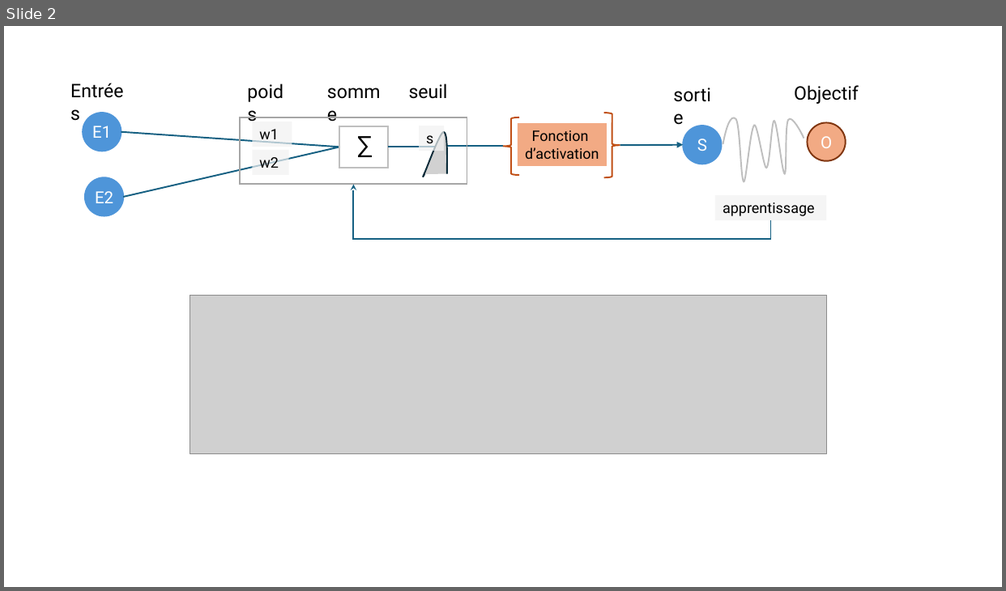
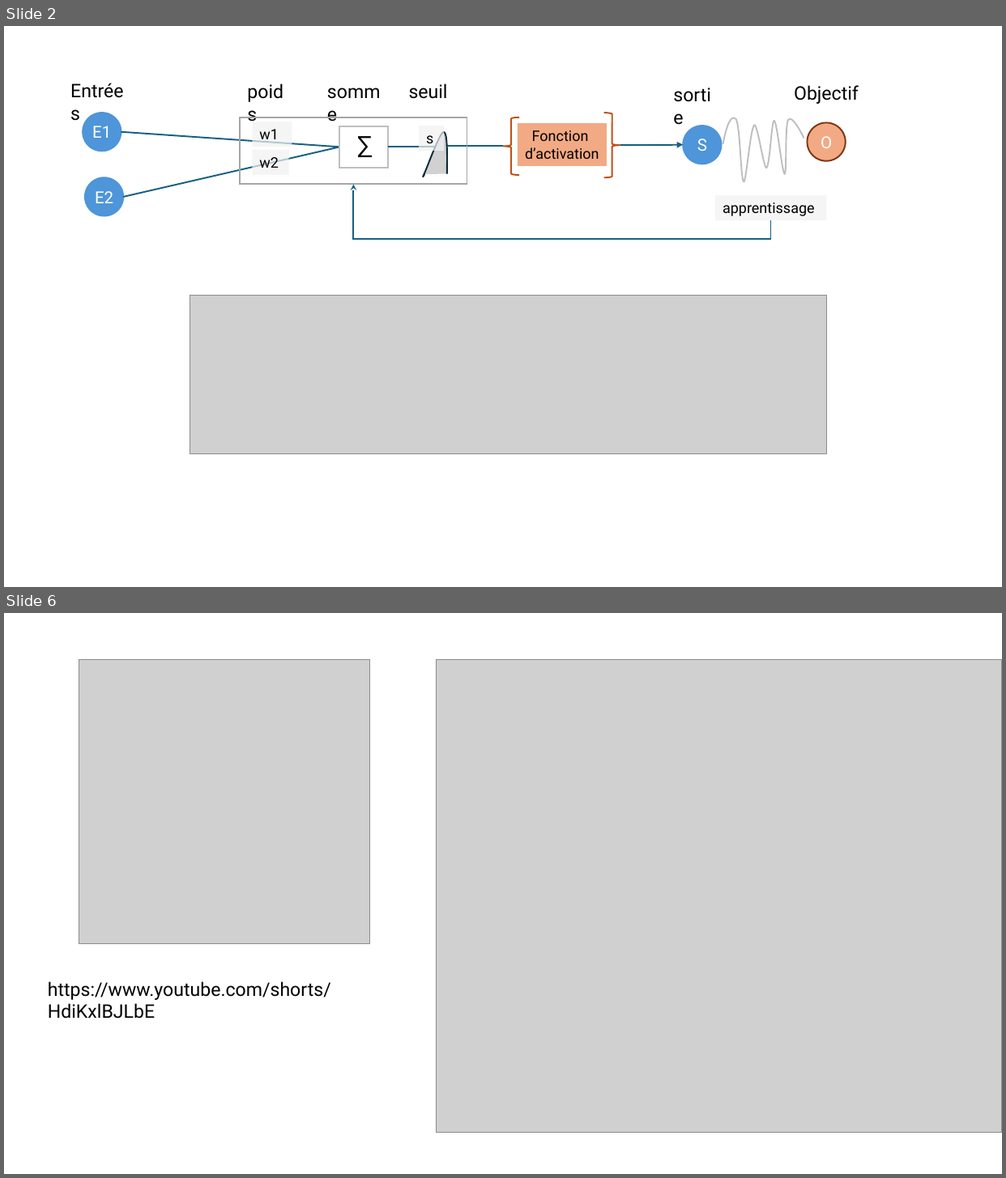
Before and after one commit to pirelaurent/IA_boite_blanche, a slide deck: outillage.pptx. Shown one above the other, each under a label of ours: slide 2 before the commit, slides 2 and 6 after it; the slides between them are not shown. The pictures are 1006x591 and 1006x1178 pixels, drawn with LibreOffice and Linux fonts; fonts in the diff are those of the drawing; grey boxes stand for pictures. Boxes give left, top, right and bottom in pixels: in the first picture for what was removed or moved away, otherwise in the second. Text is boxed around its words. In the diff, an @@ line names an element or a change of style, - is before the commit and + after.

```diff
--- a/outillage.pptx
+++ b/outillage.pptx
@@ slide 6 added at [4, 613, 1002, 1174], background #FFFFFF @@
@@ picture added at [79, 659, 370, 943] @@
@@ picture added at [437, 659, 1002, 1132] @@
@@ text added at [48, 982, 331, 1019], 18 pt, text #000000 @@
+https://www.youtube.com/shorts/HdiKxlBJLbE
```
Also in this commit, not shown: 1 slide changed, 2 other slides added, 2 slides removed, 2 other files.
